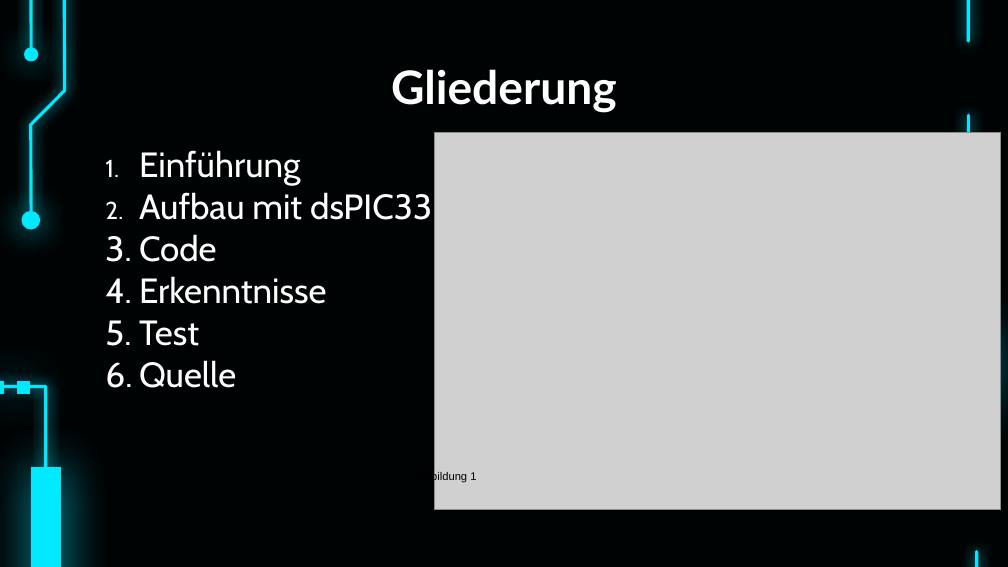
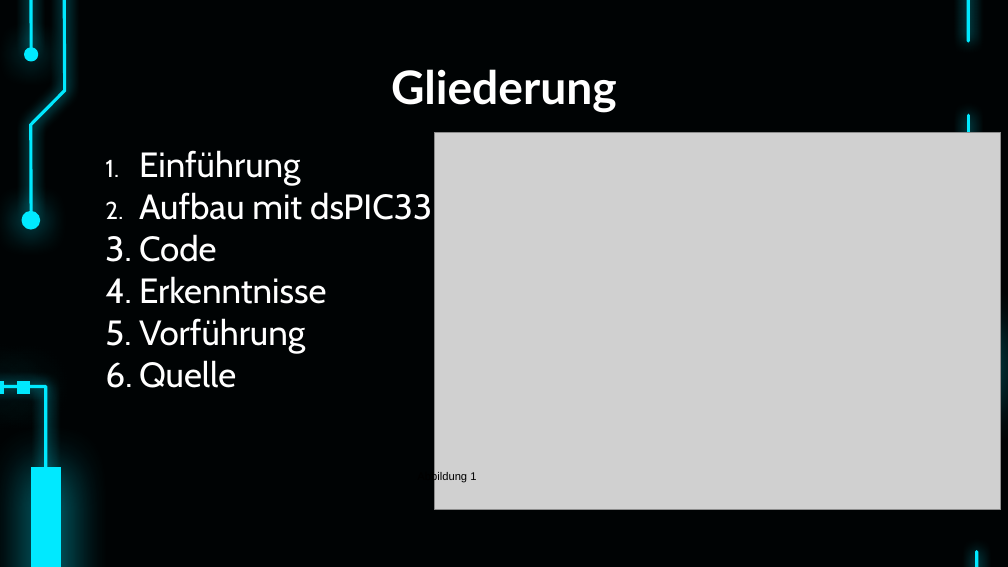
Before and after one commit to bayerju/mikro_loabor, a slide deck: slide 2 of MIC.pptx. Drawn at 1008x567 pixels with LibreOffice and Linux fonts; fonts in the diff are those of the drawing; grey boxes stand for pictures. Boxes give left, top, right and bottom in pixels: in the first picture for what was removed or moved away, otherwise in the second. Text is boxed around its words. In the diff, an @@ line names an element or a change of style, - is before the commit and + after.

Commit message:
MIC Präsentation

```diff
--- a/MIC.pptx
+++ b/MIC.pptx
@@ text at box(139, 318, 305, 353): text changed @@
-5. Test
+5. Vorführung
```
Also in this commit, not shown: 1 slide added, 1 slide removed.
